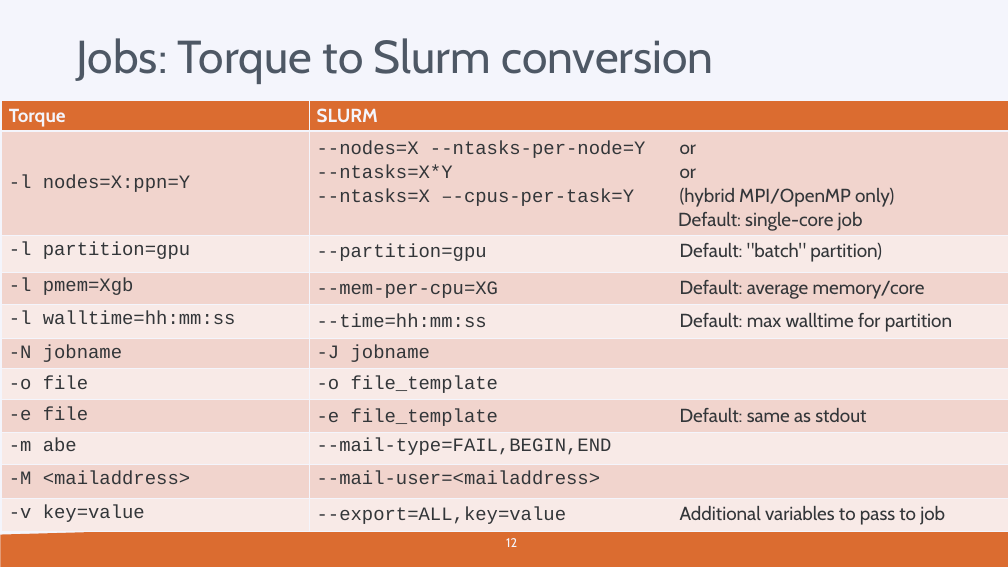
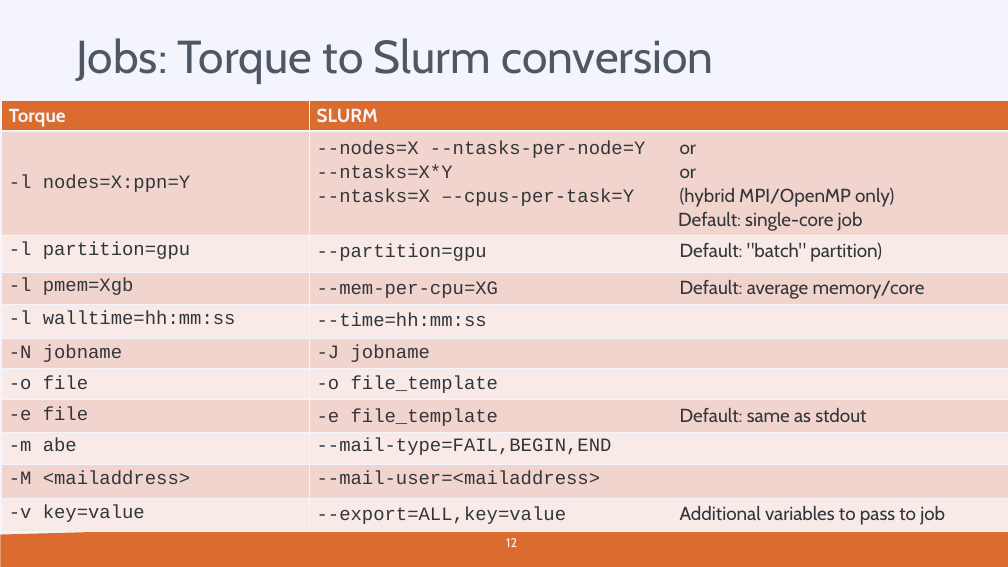
Before and after one commit to hpcleuven/wice-inauguration, a slide deck: slide 12 of Slurm session.pptx. Drawn at 1008x567 pixels with LibreOffice and Linux fonts; fonts in the diff are those of the drawing; background and template pictures are left out. Boxes give left, top, right and bottom in pixels: in the first picture for what was removed or moved away, otherwise in the second. Text is boxed around its words. In the diff, an @@ line names an element or a change of style, - is before the commit and + after.

```diff
--- a/Slurm session.pptx
+++ b/Slurm session.pptx
@@ table at box(2, 101, 1008, 532) @@
-row 5, column 2: --time=hh:mm:ss Default: max walltime for partition
+row 5, column 2: --time=hh:mm:ss
```
Also in this commit, not shown: 6 other slides changed.
